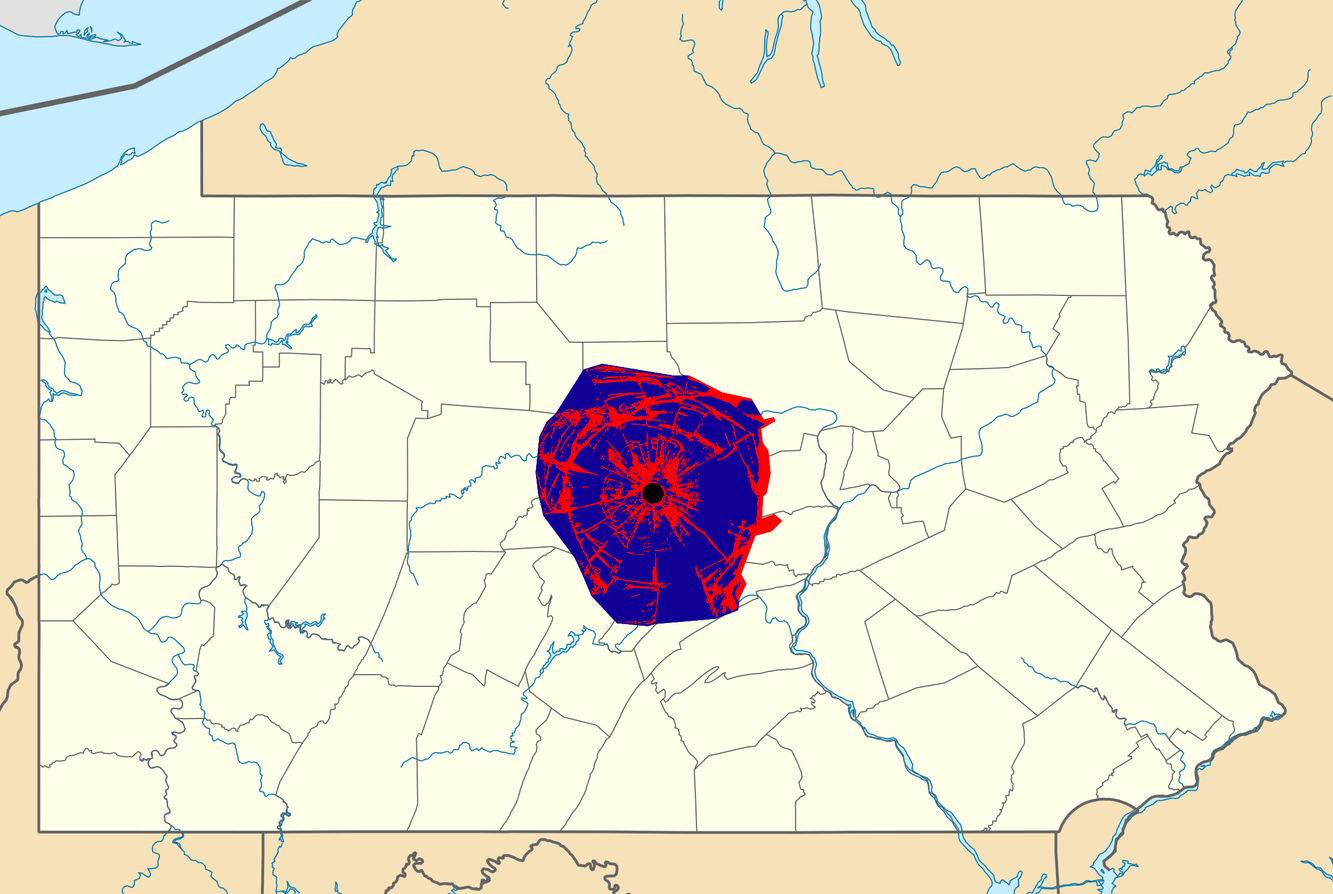
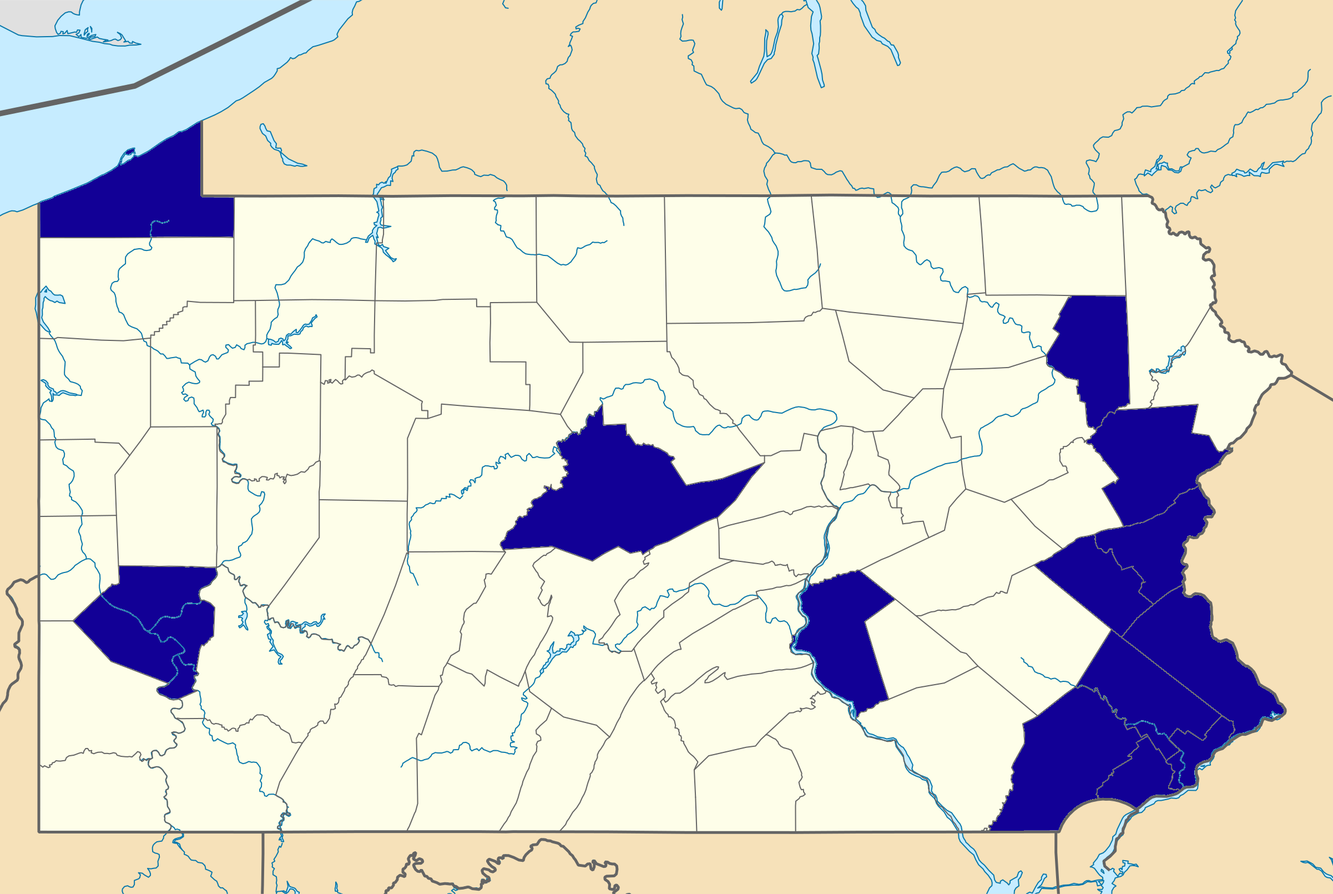
Layer changes from the first 1333×894 image to the second:
renamed "Pasted Layer copy #1" to "edges half painted copy", hid it over 535, 363, 783, 627
renamed "Pasted Layer copy" to "edges half painted", hid it over 535, 363, 783, 627
renamed "Pasted Layer" to "rough cut out", hid it over 535, 363, 783, 627
added layer "USA_Pennsylvania_location_map.svg copy" above "USA_Pennsylvania_location_map.svg" over 39, 122, 1285, 831
hid "USA_Pennsylvania_location_map.svg" over 39, 122, 1285, 831
